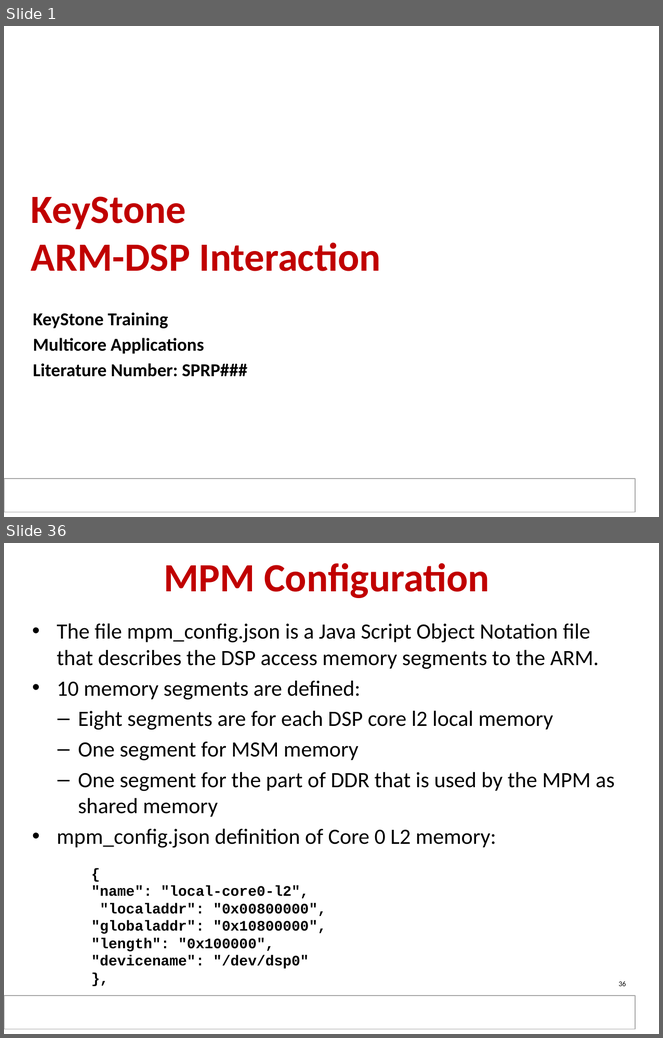
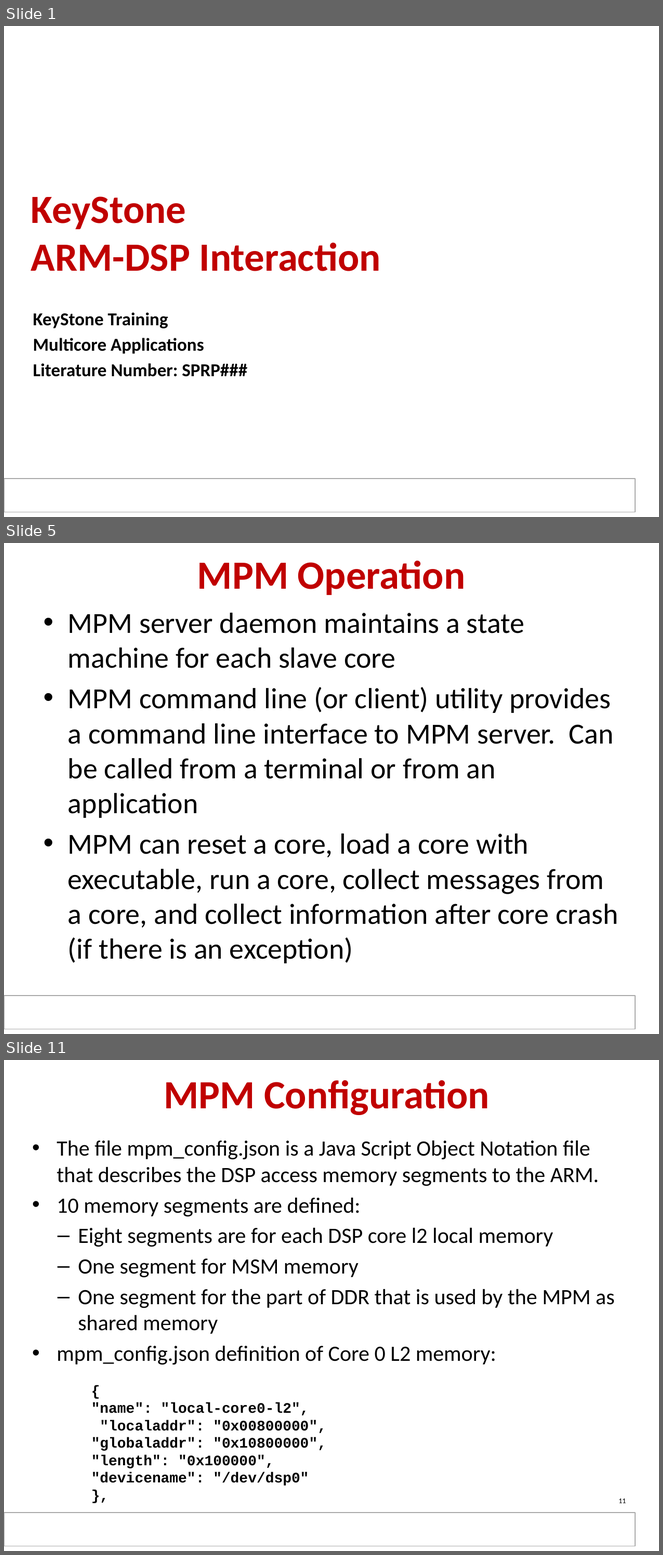
Before and after one commit to hari1989/keystone-workshop, a slide deck: slides/KeyStone ARM DSP.pptx. Shown one above the other, each under a label of ours: slides 1 and 36 before the commit, slides 1, 5 and 11 after it; the slides between them are not shown. The pictures are 663x1038 and 663x1555 pixels, drawn with LibreOffice and Linux fonts; fonts in the diff are those of the drawing; background and template pictures are left out. Boxes give left, top, right and bottom in pixels: in the first picture for what was removed or moved away, otherwise in the second. Text is boxed around its words. In the diff, an @@ line names an element or a change of style, - is before the commit and + after.

```diff
--- a/slides/KeyStone ARM DSP.pptx
+++ b/slides/KeyStone ARM DSP.pptx
@@ slide 5 added at (4, 543, 659, 1034), background #FFFFFF; not listed: 1 template element that a slide beside it also shows @@
@@ title added at (197, 561, 466, 595), 44 pt, text #C00000, bold @@
+MPM Operation
@@ text added at (68, 613, 618, 964), 32 pt, text #000000 @@
+• MPM server daemon maintains a state machine for each slave core
+• MPM command line (or client) utility provides a command line interface to MPM server. Can be called from a terminal or from an application
+• MPM can reset a core, load a core with executable, run a core, collect messages from a core, and collect information after core crash (if there is an exception)
@@ what was slide 36 is now slide 11 @@
@@ page number at (619, 1499, 626, 1504): text changed @@
-36
+11
```
Also in this commit, not shown: 2 slides changed, 8 other slides added.
